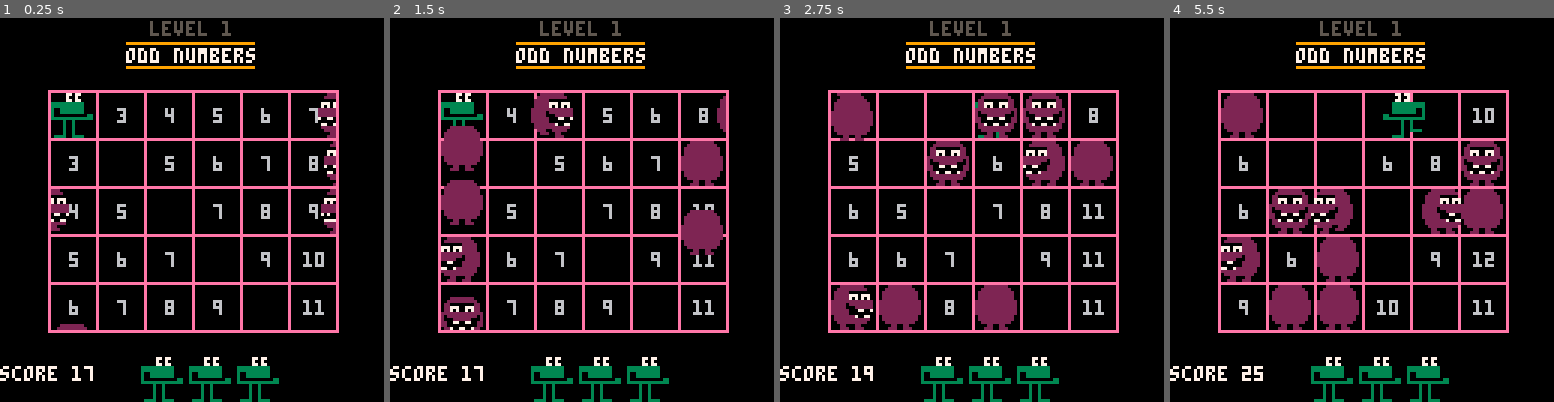
Above: before the commit, frames 1-4 (left to right).
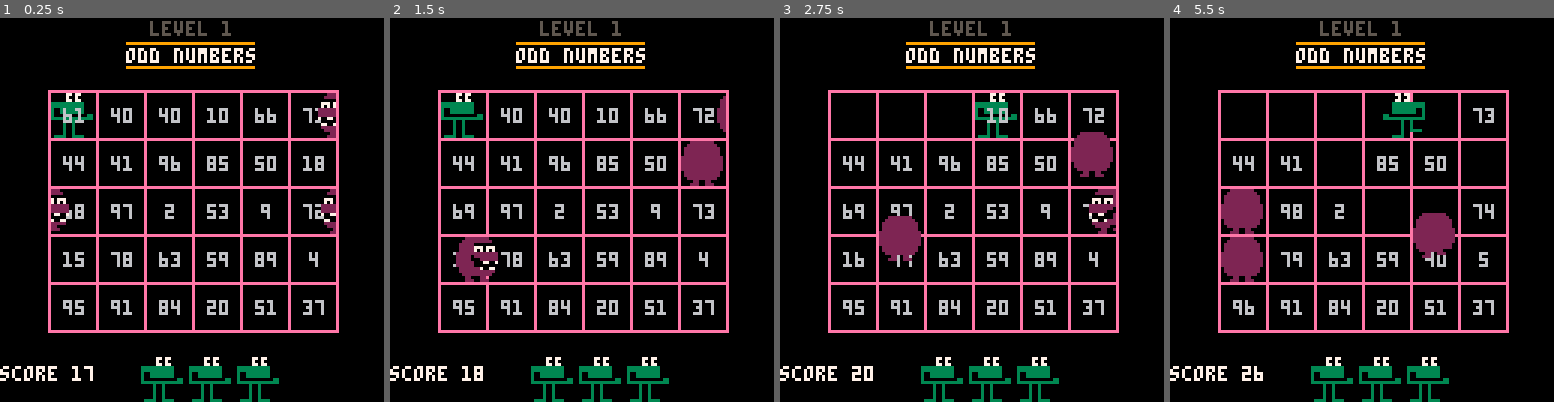
Above: after the commit, the same moments.

Repository: m4thpro/nl
Game: PICO-8 cartridge nl.p8
The game is run twice, just before and just after one commit, with the same random seed, the same clock (stepped at 60 frames per second) and the same inputs.
Inputs:
- Up to frame 1 (0.25 s): no input
- Up to frame 2 (1.5 s): tap X (X key) at 0.33, 1.07 s; tap O (Z key) at 0.7 s
- Up to frame 3 (2.75 s): hold Right 1.6-2.1 s; tap O (Z key) at 1.7, 2.1, 2.5 s; tap X (X key) at 1.85 s; hold Up 2.15-2.42 s; hold Right from 2.47 s (still down)
- Up to frame 4 (5.5 s): tap O (Z key) every 0.4 s from 2.9 to 5.3 s; tap X (X key) at 2.97, 4.08, 5.2 s; release Right at 3.03 s; hold Left 3.08-3.58 s; hold Down 3.63-3.97 s; hold Right 4.02-4.68 s; hold Up 4.73-5.03 s; hold Left from 5.08 s (still down)

The runs differ from the first frame. In frame 1, 3.5% of the frame differs, in the area x 14-88%, y 23-82%; in frame 2, 7.8%; in frame 3, 11%; in frame 4, 12%, in the area x 13-87%, y 19-94%.

Commit message:
generate numbers for board

Diff:
--- a/nl.p8
+++ b/nl.p8
@@ -16,14 +16,26 @@
 level = 1
 lives = 3
 --title = "squares modulo 8"
-title = "odd numbers"
-desired_population = 10
+desired_population = 3
 
 -- position of board
 cx = 6
 cy = 5
 originx = 16
 originy = 24
+
+function congruence(residue,modulus)
+   return function(n)
+      if n <= 0 then return nil end
+      return (n % modulus) == residue
+   end
+end
+
+levels = {
+   { title = "odd numbers",
+     f = congruence(1,2)
+   },
+}
 
 function eat(number)
    score = score + 1
@@ -172,19 +184,25 @@
 
 end
 
+function fill_board()
+   for i=1,cx do
+      board[i] = {}
+      for j=1,cy do
+	 local desire = false
+	 if flr(rnd()*2) == 1 then desire = true end
+	 local n
+	 repeat
+	    n = flr(rnd() * 199) - 99
+	 until levels[level].f(n) == desire
+	 board[i][j] = n
+      end
+   end
+end
+
 function _init()
    troggles = {}
    board = {}
-
-   for i=1,cx do
-      board[i] = {}
-      for j=1,cy do
-	 board[i][j] = i+j
-	 if i==j then
-	    board[i][j] = false
-	 end
-      end
-   end
+   fill_board()
 end
 
 function print_center(str,y,col)
@@ -194,6 +212,7 @@
 end
 
 function draw_title()
+   local title = levels[level].title
    local width = 4 * #title
    local x = 64 - 2 * #title
    line(x, 8, x + width - 2, 8, 9 )
